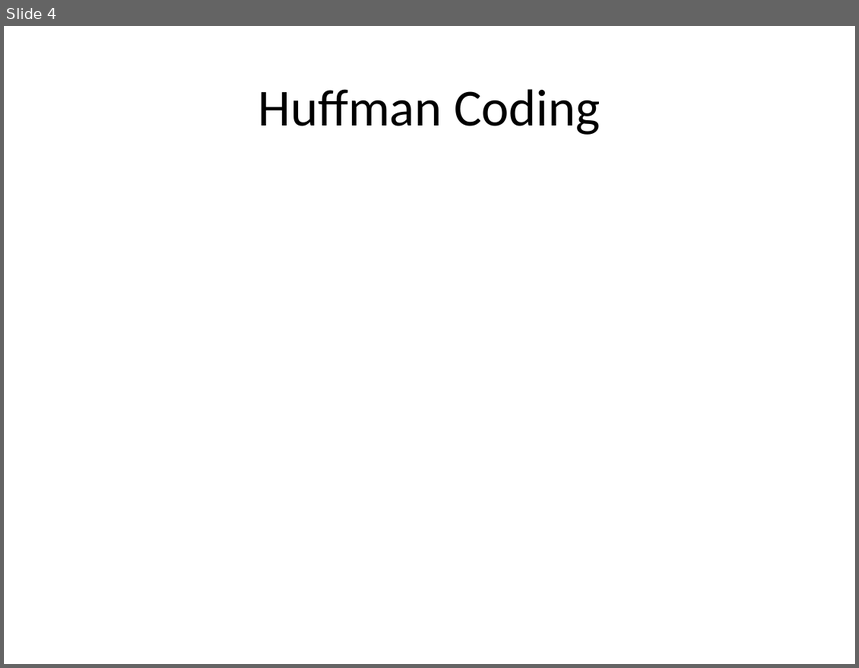
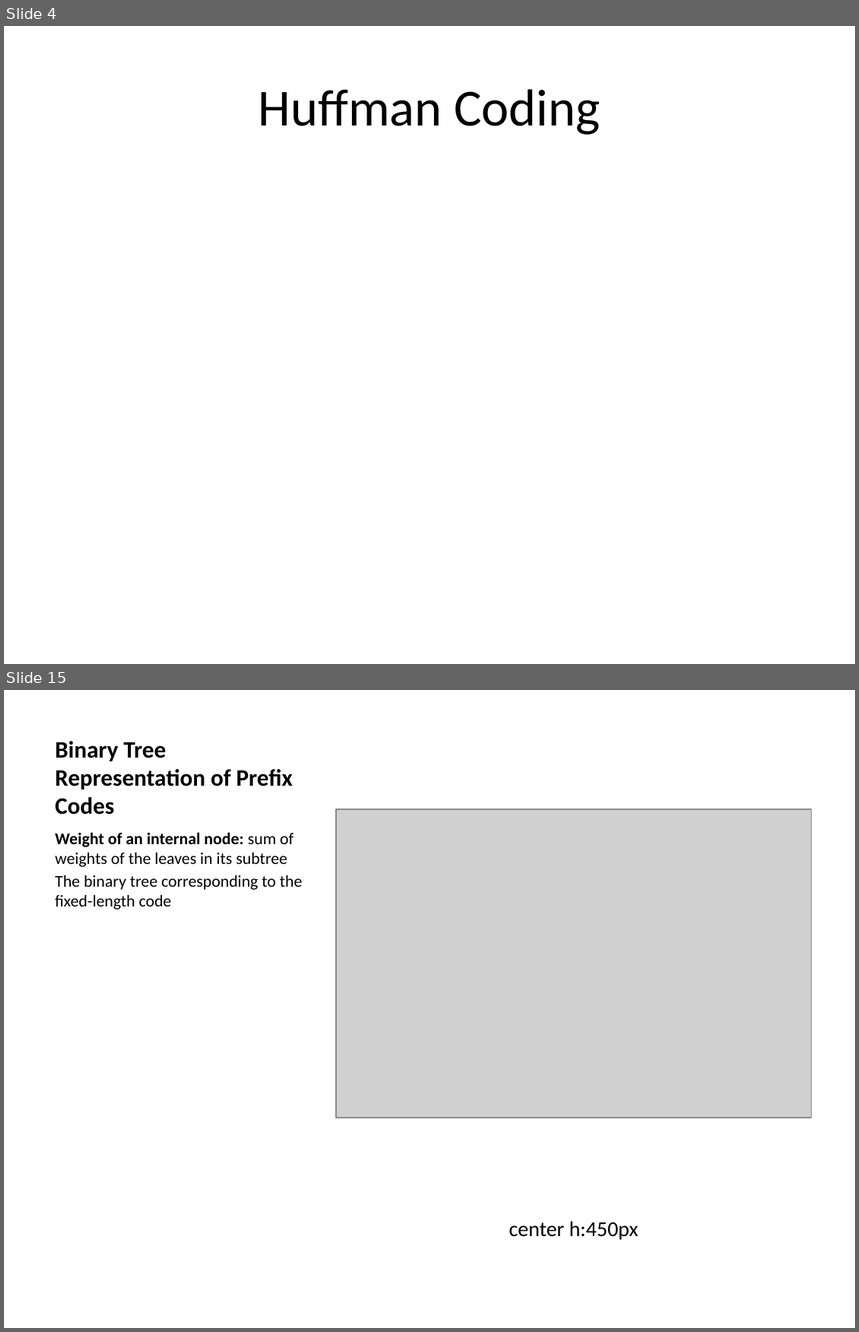
Before and after one commit to ucoruh/ce100-algorithms-and-programming-II, a slide deck: docs/week-9/ce100-week-9-huffman.en.md_word.pptx. Shown one above the other, each under a label of ours: slide 4 before the commit, slides 4 and 15 after it; the slides between them are not shown. The pictures are 859x668 and 859x1332 pixels, drawn with LibreOffice and Linux fonts; fonts in the diff are those of the drawing; grey boxes stand for pictures. Boxes give left, top, right and bottom in pixels: in the first picture for what was removed or moved away, otherwise in the second. Text is boxed around its words. In the diff, an @@ line names an element or a change of style, - is before the commit and + after.

```diff
--- a/docs/week-9/ce100-week-9-huffman.en.md_word.pptx
+++ b/docs/week-9/ce100-week-9-huffman.en.md_word.pptx
@@ slide 15 added at box(4, 690, 855, 1328), background #FFFFFF @@
@@ title added at box(55, 741, 293, 815), 20 pt, text #000000, bold @@
+Binary Tree Representation of Prefix Codes
@@ picture added at box(336, 809, 811, 1117) @@
@@ text added at box(55, 832, 303, 910), 14 pt, text #000000 @@
+Weight of an internal node: sum of weights of the leaves in its subtree
+The binary tree corresponding to the fixed-length code
@@ text added at box(509, 1221, 639, 1240), 18 pt, text #000000 @@
+center h:450px
```
Also in this commit, not shown: 1 slide changed, 46 other slides added, 1 slide removed, 29 other files.
